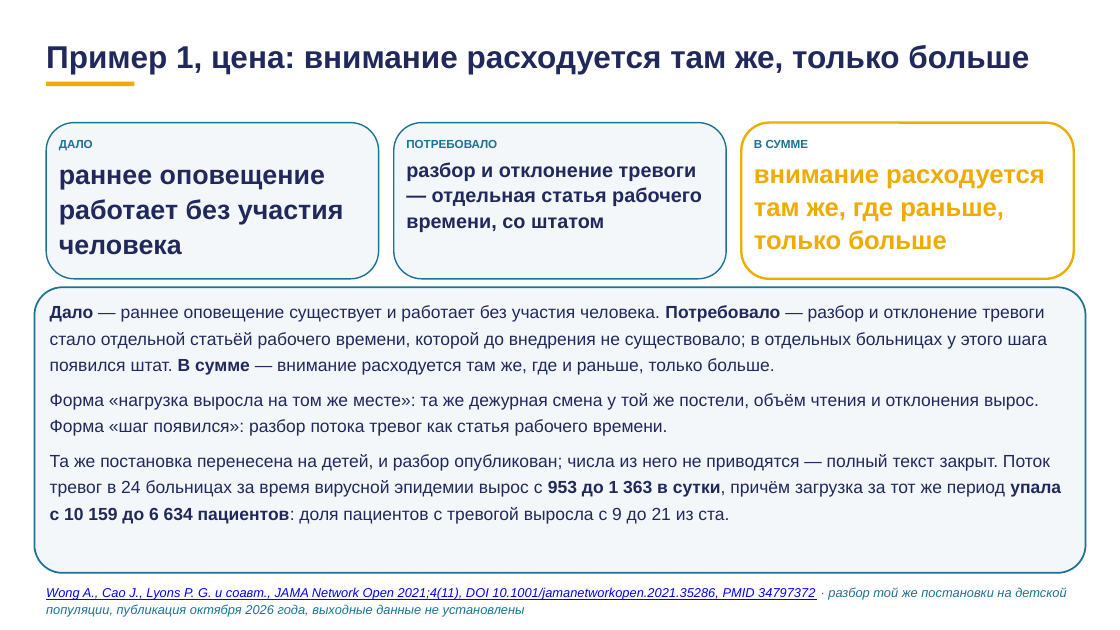
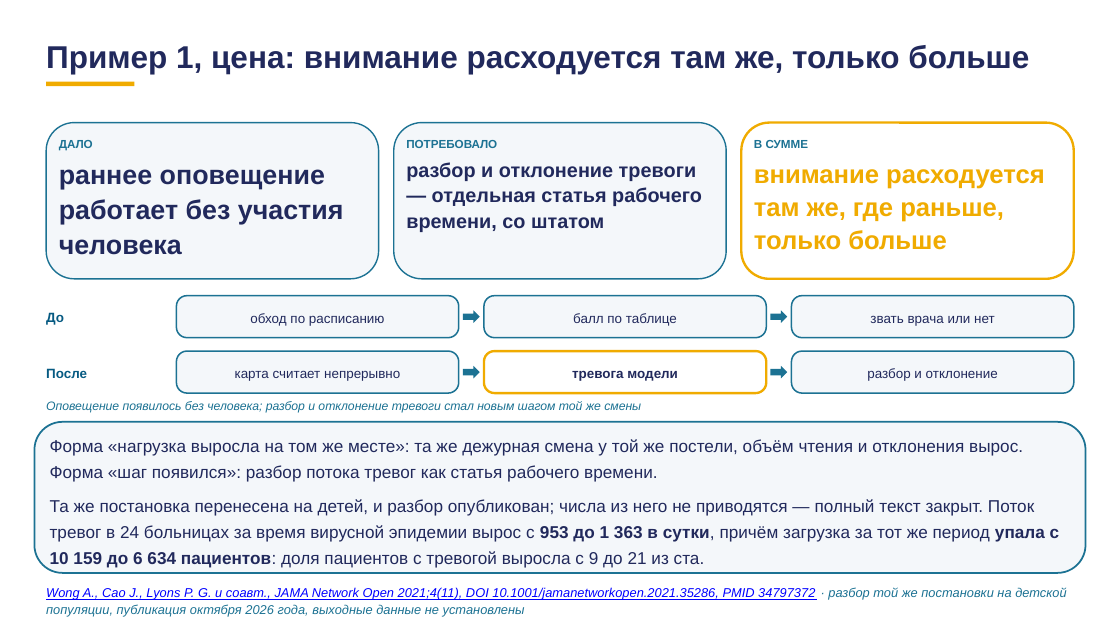
Before and after one commit to tellina-study/AI-usage-lessons, a slide deck: slide 59 of library/lectures/lec-07/rework/deck/lec-07-karkas.pptx. Drawn at 1120x630 pixels with LibreOffice and Linux fonts; fonts in the diff are those of the drawing. Boxes give left, top, right and bottom in pixels: in the first picture for what was removed or moved away, otherwise in the second. Text is boxed around its words. In the diff, an @@ line names an element or a change of style, - is before the commit and + after.

```diff
--- a/library/lectures/lec-07/rework/deck/lec-07-karkas.pptx
+++ b/library/lectures/lec-07/rework/deck/lec-07-karkas.pptx
@@ rounded rectangle added at [176, 296, 459, 338], fill #F4F7FA, outline #1C7293 1.3 pt @@
@@ rounded rectangle added at [484, 296, 766, 338], fill #F4F7FA, outline #1C7293 1.3 pt @@
@@ rounded rectangle added at [791, 296, 1074, 338], fill #F4F7FA, outline #1C7293 1.3 pt @@
@@ text added at [46, 313, 64, 325], 11.5 pt, text #065A82, bold @@
+До
@@ text at [50, 305, 1047, 375]: paragraph removed @@
-Дало — раннее оповещение существует и работает без участия человека. Потребовало — разбор и отклонение тревоги стало отдельной статьёй рабочего времени, которой до внедрения не существовало; в отдельных больницах у этого шага появился штат. В сумме — внимание расходуется там же, где и раньше, только больше.
@@ text added at [250, 313, 385, 326], 11.5 pt, text #21295C @@
+обход по расписанию
@@ right arrow added at [463, 310, 480, 323], fill #1C7293 @@
@@ text added at [573, 313, 677, 326], 11.5 pt, text #21295C @@
+балл по таблице
@@ right arrow added at [770, 310, 787, 323], fill #1C7293 @@
@@ text added at [870, 315, 995, 326], 11.5 pt, text #21295C @@
+звать врача или нет
@@ rounded rectangle added at [176, 351, 459, 393], fill #F4F7FA, outline #1C7293 1.3 pt @@
@@ rounded rectangle added at [484, 351, 766, 393], fill #FFFFFF, outline #F0AB00 2 pt @@
@@ rounded rectangle added at [791, 351, 1074, 393], fill #F4F7FA, outline #1C7293 1.3 pt @@
@@ text added at [46, 368, 87, 378], 11.5 pt, text #065A82, bold @@
+После
@@ text added at [235, 370, 400, 381], 11.5 pt, text #21295C @@
+карта считает непрерывно
@@ right arrow added at [463, 365, 480, 378], fill #1C7293 @@
@@ text added at [572, 370, 678, 381], 11.5 pt, text #21295C, bold @@
+тревога модели
@@ right arrow added at [770, 365, 787, 378], fill #1C7293 @@
@@ text added at [867, 368, 998, 381], 11.5 pt, text #21295C @@
+разбор и отклонение
@@ text added at [46, 401, 641, 413], 10.5 pt, text #1C7293, italic @@
+Оповещение появилось без человека; разбор и отклонение тревоги стал новым шагом той же смены
@@ rounded rectangle: place and size @@
-rounded rectangle at [34, 287, 1086, 573]
+rounded rectangle at [34, 422, 1086, 573]
@@ rounded rectangle at [34, 422, 1086, 573]: proportions changed @@
@@ text "Форма «нагрузка выросла на том ...": place and size @@
-text "Форма «нагрузка выросла на том ..." at [50, 305, 1061, 524]
+text "Форма «нагрузка выросла на том ..." at [50, 439, 1060, 568]
@@ text "Форма «нагрузка выросла на том ..." at [50, 439, 1060, 568]: size 15 to 14.7 pt; less space between paragraphs @@
```
Also in this commit, not shown: 12 other slides changed, 25 other files.
